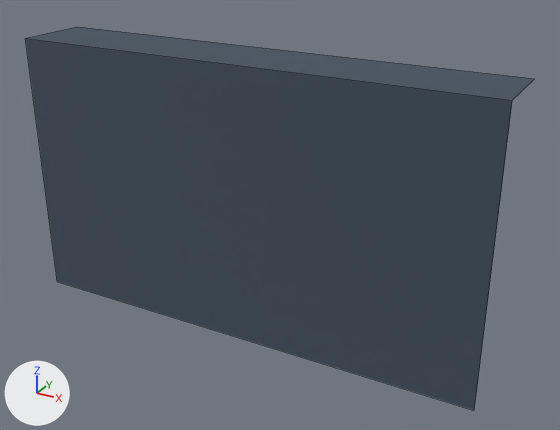
Renders of the FBX model .redfox-studios/Blender/.fbx/SM_ModularHole1_Wall.fbx from each side of a commit.
Camera for both pictures: a camera (50 mm lens) standing at (5.2, -8.67, 4.18) and looking at (0.38, 0.1, -0.21). Arrows for +X, +Y and +Z are at lower left; the lights stay in place. The picture after the commit comes second. Mesh edges are drawn as thin lines.

Before the edit, the objects in view are built like this:
```python
me_cube_085 = bpy.data.meshes.new('Cube.085')
me_cube_085.from_pydata(...)  # 6 vertices, 2 faces; spans x -3.5..3.5, y -0.5..0.58, z -2.0..2.0
me_cube_085.materials.append(mat_material)  # picture img_colorpalette_png
ob_sm_modularhole1_wall = bpy.data.objects.new('SM_ModularHole1_Wall', me_cube_085)
ob_sm_modularhole1_wall.location = (0.0, 0.0, 0.0)
```
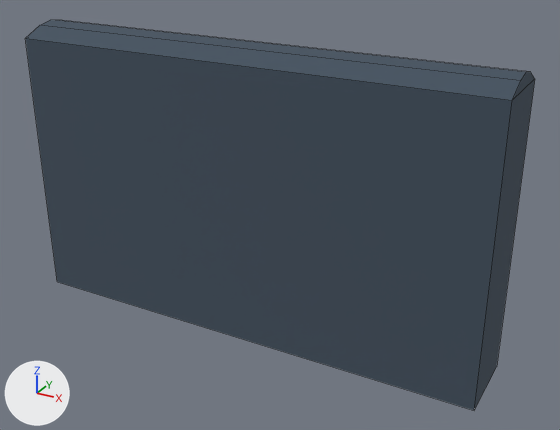
Boxes [x1, y1, x2, y2] around the edits, measured in the pictures (560 x 430 px):
'SM_ModularHole1_Wall', reshaped
    before: [26, 27, 534, 410]
    after: [26, 20, 535, 410]
part 1 of me_cube_085, built on
    before: [26, 27, 534, 100]
    after: [26, 20, 535, 410]

What changed in the scene script:
```text
Change me_cube_085:
    used by ob_sm_modularhole1_wall; location = (0.0, 0.0, 0.0)
    remove me_cube_085.from_pydata(...)  # 6 vertices, 2 faces; spans x -3.5..3.5, y -0.5..0.58, z -2.0..2.0
    add me_cube_085.from_pydata(...)  # 16 vertices, 11 faces; spans x -3.5..3.5, y -0.5..0.58, z -2.0..2.19
    me_cube_085 part 1
    1 face is deleted
    10 vertices are added at x -3.5..3.5, y -0.2..0.58, z -2.0..2.19
    10 new faces join them
```
